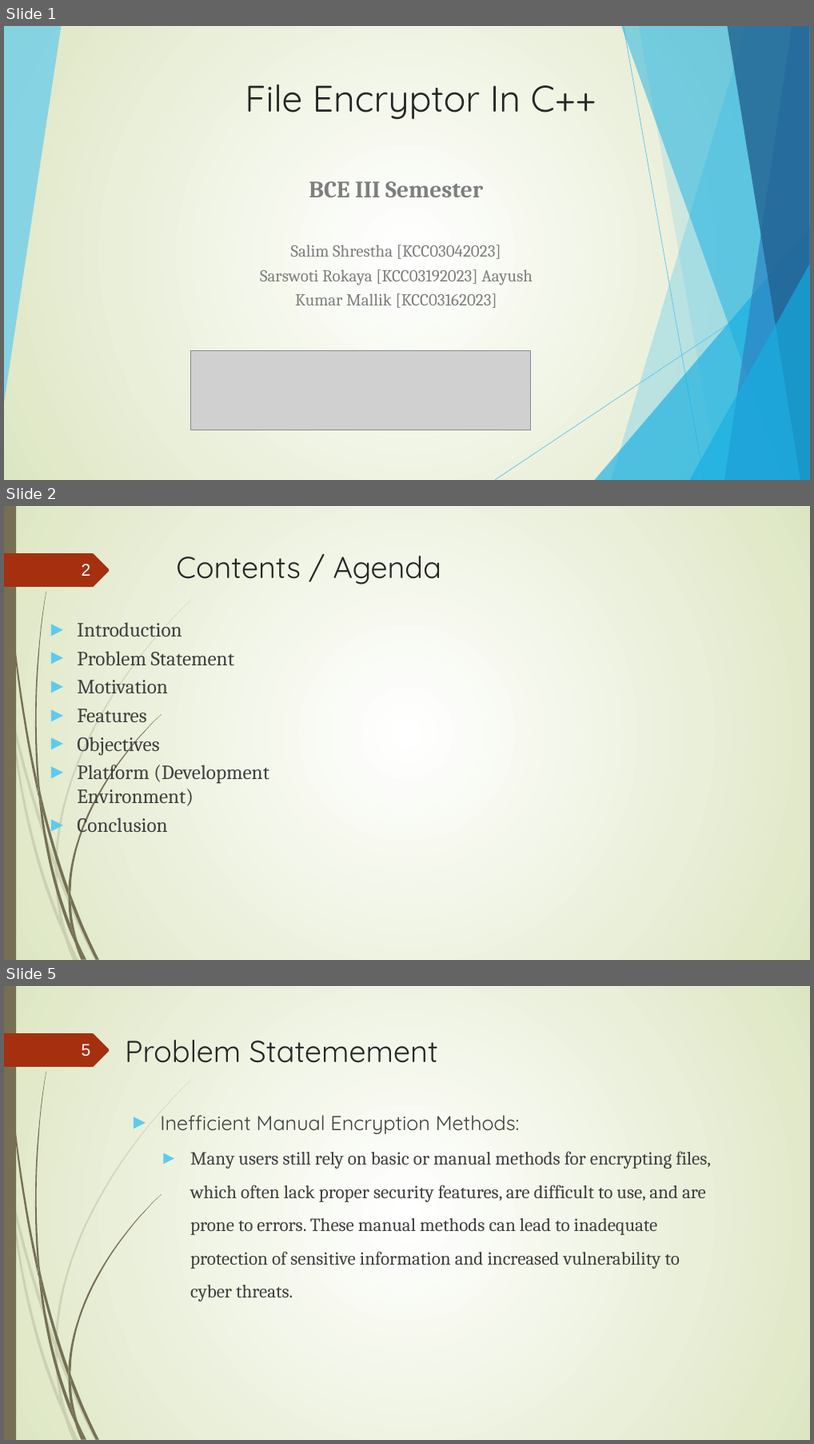
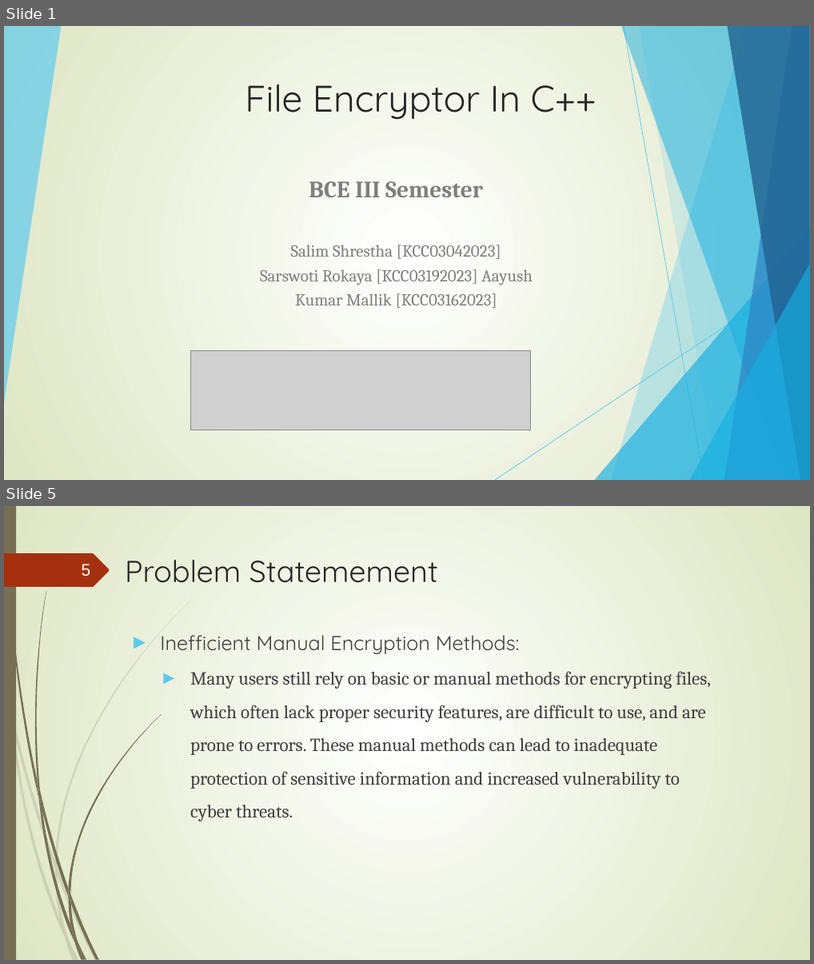
Before and after one commit to salimshre/Encryptor, a slide deck: Documentation/final -File Encryptor In C++.pptx. Shown one above the other, each under a label of ours: slides 1, 2 and 5 before the commit, slides 1 and 5 after it; the slides between them are not shown. The pictures are 814x1444 and 814x964 pixels, drawn with LibreOffice and Linux fonts; fonts in the diff are those of the drawing; grey boxes stand for pictures. Boxes give left, top, right and bottom in pixels: in the first picture for what was removed or moved away, otherwise in the second. Text is boxed around its words. In the diff, an @@ line names an element or a change of style, - is before the commit and + after.

```diff
--- a/Documentation/final -File Encryptor In C++.pptx
+++ b/Documentation/final -File Encryptor In C++.pptx
@@ slide 2 removed at [4,506,810,960], background gradient #FFFFFF to #DDE6C3; not listed: 24 template elements that a slide beside it also shows @@
@@ page number removed at [82,564,91,576] @@
-2
@@ title removed at [176,556,442,584] @@
-Contents / Agenda
@@ text removed at [77,622,270,836] @@
-► Introduction
-► Problem Statement
-► Motivation
-► Features
-► Objectives
-► Platform (Development Environment)
-► Conclusion
```
Also in this commit, not shown: 3 slides added, 2 other slides removed, 4 other files.
